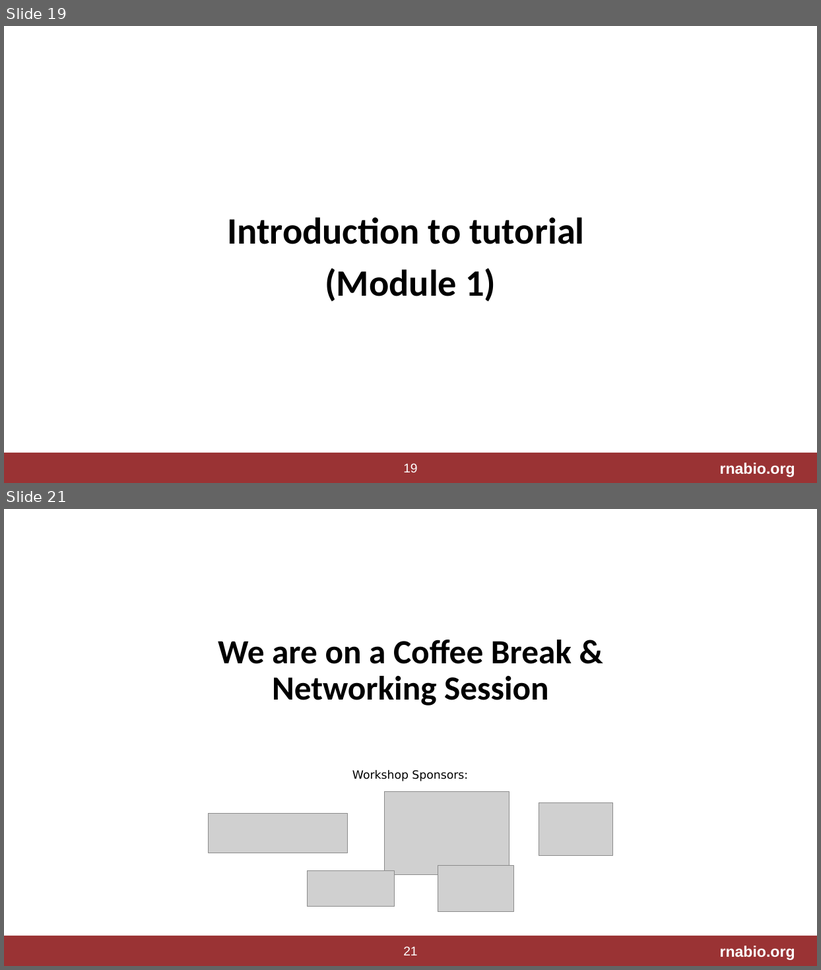
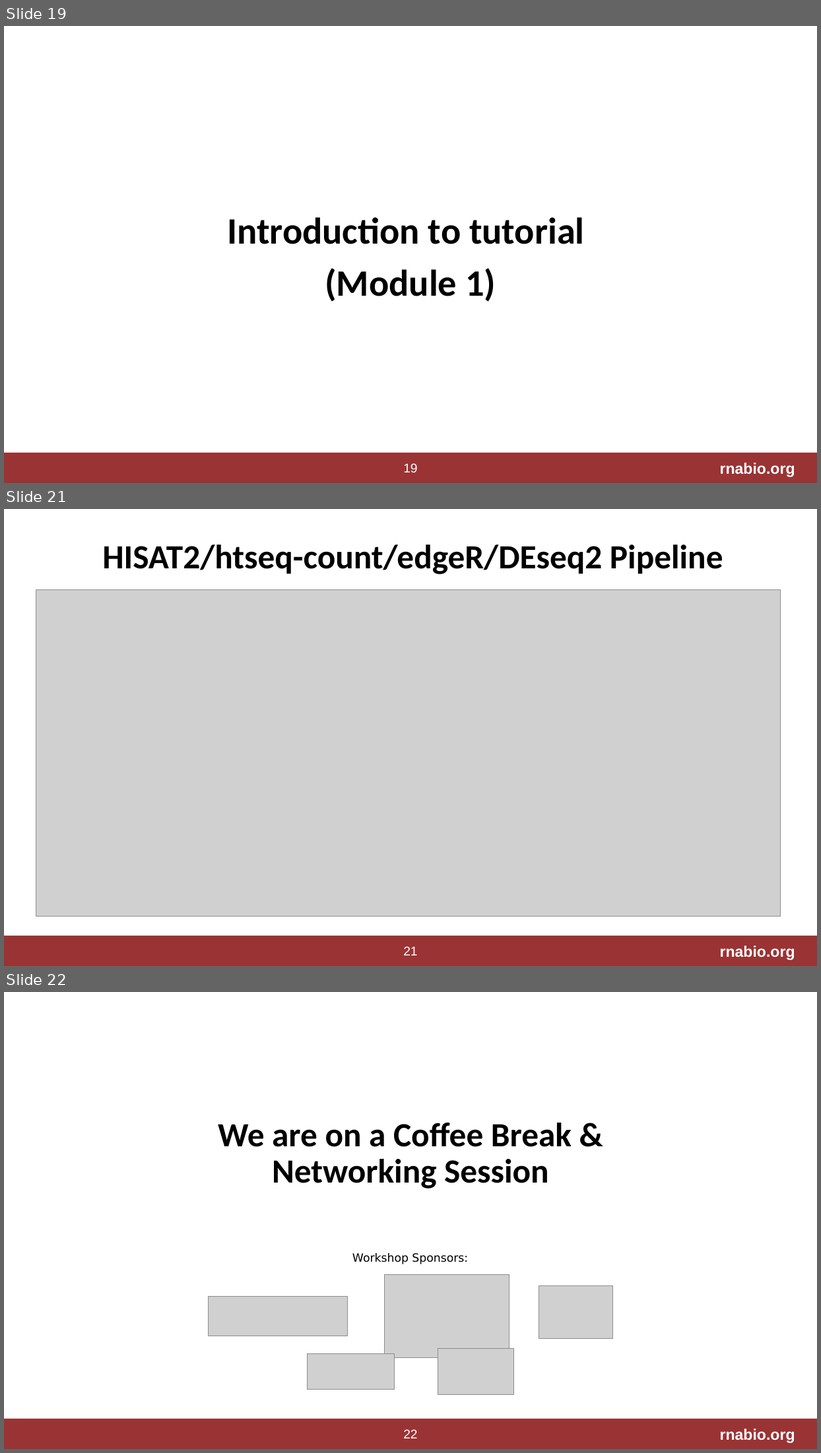
Before and after one commit to griffithlab/rnabio.org, a slide deck: assets/lectures/cshl/2024/full/RNASeq_Module1_IntrotoRNA.pptx. Shown one above the other, each under a label of ours: slides 19 and 21 before the commit, slides 19, 21 and 22 after it; the slides between them are not shown. The pictures are 821x970 and 821x1453 pixels, drawn with LibreOffice and Linux fonts; fonts in the diff are those of the drawing; grey boxes stand for pictures. Boxes give left, top, right and bottom in pixels: in the first picture for what was removed or moved away, otherwise in the second. Text is boxed around its words. In the diff, an @@ line names an element or a change of style, - is before the commit and + after.

```diff
--- a/assets/lectures/cshl/2024/full/RNASeq_Module1_IntrotoRNA.pptx
+++ b/assets/lectures/cshl/2024/full/RNASeq_Module1_IntrotoRNA.pptx
@@ slide 21 added at (x1=4, y1=509, x2=817, y2=966), background #FFFFFF; not listed: 3 template elements that a slide beside it also shows @@
@@ title added at (x1=102, y1=545, x2=723, y2=574), 40 pt, text #000000, bold @@
+HISAT2/htseq-count/edgeR/DEseq2 Pipeline
@@ picture added at (x1=36, y1=590, x2=781, y2=917) @@
@@ what was slide 21 is now slide 22 @@
@@ page number at (x1=403, y1=1430, x2=417, y2=1439): text changed @@
-21
+22
```
Also in this commit, not shown: 1 slide changed, 1 other file.
